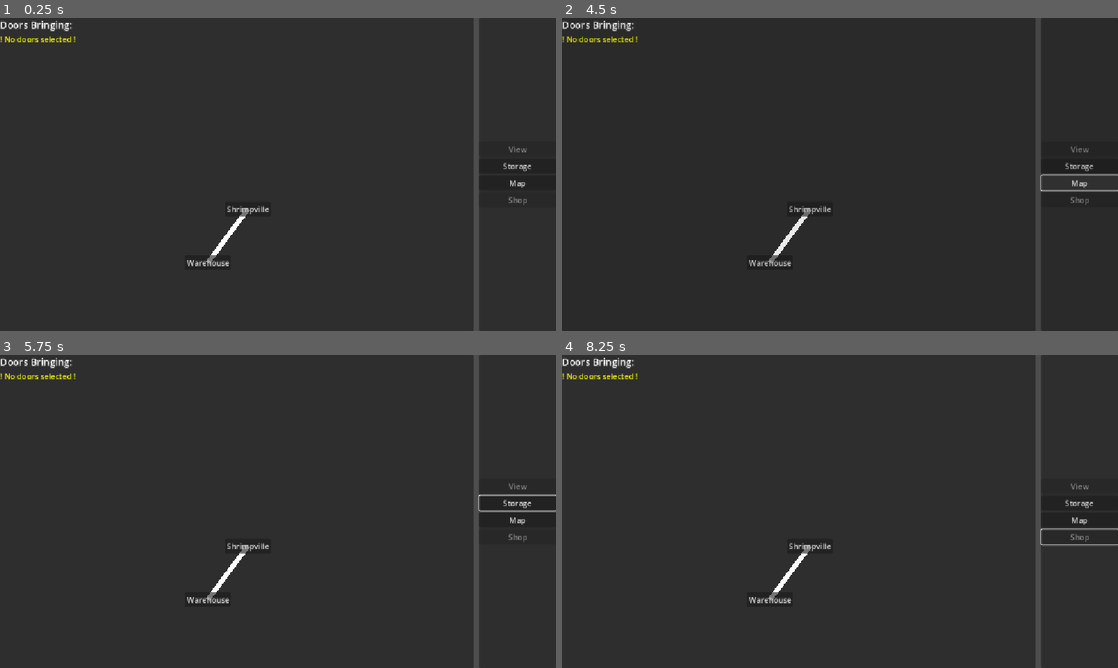
Above: before the commit, frames 1-4 (two rows, left to right).
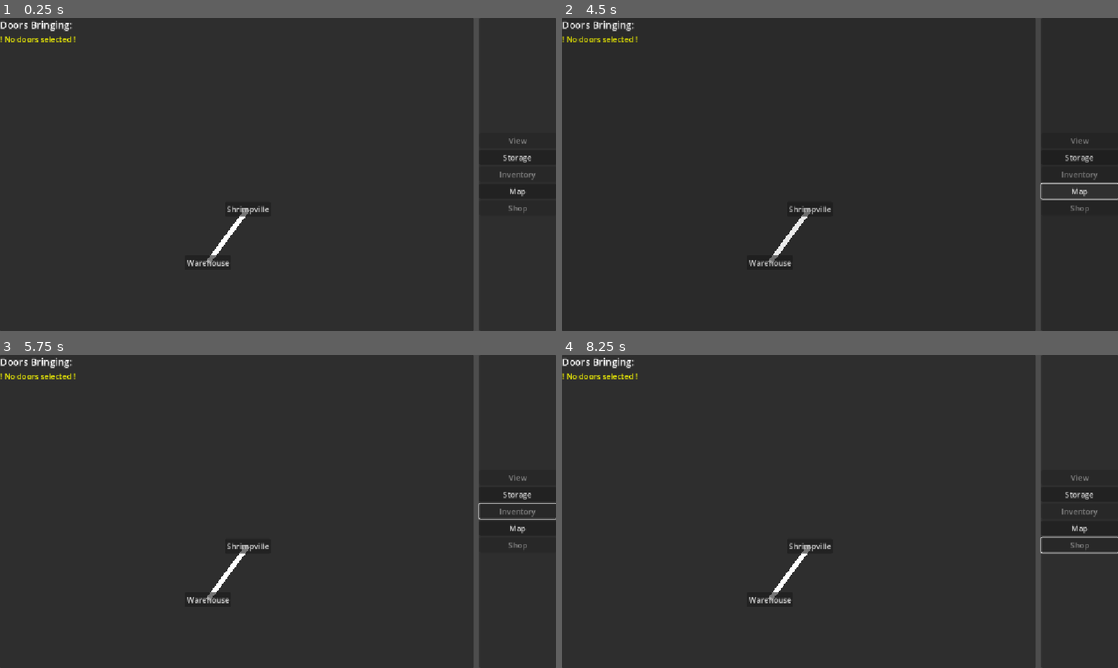
Above: after the commit, the same moments.

Repository: TheOmnipresence/DoorSalesman
Game: Godot game, scene res://Scenes/warehouse.tscn
Two runs of this game, one before a commit and one after it. Both use one fixed random seed, a clock stepped at 60 frames per second and the inputs below. The engine's default icon, where the game draws it, is replaced by a stand-in: a white triangle on a blue panel in a dark square.
Inputs (mouse positions are in pixels of both pictures, inside the frame that each line leads up to):
- Up to frame 1 (0.25 s): no input
- Up to frame 2 (4.5 s): click "Shrimpville" at 0.5 s; click "Warehouse" at 1.25 s; click "Storage" at 2 s; click "Bring" at 2.75 s; click "Leave" at 3.5 s; click "Map" at 4.25 s
- Up to frame 3 (5.75 s): tap Enter at 5 s; move the mouse to (400, 495) at 5.02 s; hold Up from 5.03 s (still down); click (400, 495) at 5.1 s
- Up to frame 4 (8.25 s): tap Space at 5.75, 7.25 s; move the mouse to (728, 527) at 5.77 s; release Up at 5.78 s; hold Down 5.78-6.53 s; click (728, 527) at 5.85 s; tap Enter at 6.5, 8 s; move the mouse to (895, 442) at 6.52 s; hold Up 6.53-8.03 s; tap Tab at 6.6 s; click (895, 442) at 6.8 s; move the mouse to (812, 574) at 7.27 s; click (812, 574) at 7.35 s; move the mouse to (1006, 558) at 8.02 s; hold Down from 8.03 s (still down); click (1006, 558) at 8.1 s

The runs differ from the first frame. In frame 1, 0.4% of the frame differs, in the area x 89-97%, y 38-63%; in frame 2, 0.6%; in frame 3, 0.6%; in frame 4, 0.7%, in the area x 86-100%, y 38-64%.

Commit message:
bringin the doors

Diff:
--- a/Scenes/shrimpville.tscn
+++ b/Scenes/shrimpville.tscn
@@ -1,12 +1,35 @@
-[gd_scene load_steps=4 format=3 uid="uid://d38xjml56pg4n"]
+[gd_scene load_steps=8 format=3 uid="uid://d38xjml56pg4n"]
 
 [ext_resource type="Script" uid="uid://drk7lqqa0k4bm" path="res://Scripts/clickable_dialogue.gd" id="1_lyanp"]
 [ext_resource type="Script" uid="uid://dvfxph6aeapdn" path="res://Scripts/dia_resource.gd" id="2_bgw1h"]
+[ext_resource type="Script" uid="uid://cf1tkwliq8ivp" path="res://Scripts/dialouge_action_transition.gd" id="3_cgy2h"]
+
+[sub_resource type="Resource" id="Resource_c0cq2"]
+script = ExtResource("3_cgy2h")
+type = 1
+toRun = "Globals.carry_inventory"
+operator = 1
+targetVal = []
+metadata/_custom_type_script = "uid://cf1tkwliq8ivp"
+
+[sub_resource type="Resource" id="Resource_ga05j"]
+script = ExtResource("2_bgw1h")
+key = "y"
+text = "Yes"
+action_condition = SubResource("Resource_c0cq2")
+metadata/_custom_type_script = "uid://dvfxph6aeapdn"
+
+[sub_resource type="Resource" id="Resource_vdm02"]
+script = ExtResource("2_bgw1h")
+key = "n"
+text = "No"
+metadata/_custom_type_script = "uid://dvfxph6aeapdn"
 
 [sub_resource type="Resource" id="Resource_cgy2h"]
 script = ExtResource("2_bgw1h")
-key = "greet"
-text = "hi"
+key = "q"
+text = "Walk up?"
+options = Array[ExtResource("2_bgw1h")]([SubResource("Resource_ga05j"), SubResource("Resource_vdm02")])
 metadata/_custom_type_script = "uid://dvfxph6aeapdn"
 
 [node name="Shrimpville" type="Control"]
--- a/Scenes/warehouse.tscn
+++ b/Scenes/warehouse.tscn
@@ -150,6 +150,36 @@
 
 [node name="Node2D" type="Node2D" parent="HSplitContainer/Tabs/View"]
 
+[node name="Inventory" type="Control" parent="HSplitContainer/Tabs"]
+visible = false
+layout_mode = 1
+anchors_preset = 15
+anchor_right = 1.0
+anchor_bottom = 1.0
+grow_horizontal = 2
+grow_vertical = 2
+
+[node name="Panel" type="Panel" parent="HSplitContainer/Tabs/Inventory"]
+layout_mode = 1
+anchors_preset = 15
+anchor_right = 1.0
+anchor_bottom = 1.0
+grow_horizontal = 2
+grow_vertical = 2
+
+[node name="ScrollContainer" type="ScrollContainer" parent="HSplitContainer/Tabs/Inventory"]
+layout_mode = 1
+anchors_preset = 15
+anchor_right = 1.0
+anchor_bottom = 1.0
+grow_horizontal = 2
+grow_vertical = 2
+horizontal_scroll_mode = 0
+
+[node name="GridContainer" type="GridContainer" parent="HSplitContainer/Tabs/Inventory/ScrollContainer"]
+layout_mode = 2
+columns = 6
+
 [node name="SideBar" type="Control" parent="HSplitContainer"]
 layout_mode = 2
 size_flags_horizontal = 3
@@ -170,6 +200,11 @@
 layout_mode = 2
 text = "Storage"
 
+[node name="Inventory" type="Button" parent="HSplitContainer/SideBar/TabButtons"]
+layout_mode = 2
+disabled = true
+text = "Inventory"
+
 [node name="Map" type="Button" parent="HSplitContainer/SideBar/TabButtons"]
 layout_mode = 2
 text = "Map"
--- a/Scripts/dialouge_action_transition.gd
+++ b/Scripts/dialouge_action_transition.gd
@@ -49,7 +49,7 @@
 
 func getValue() -> Variant:
 	# Add new classes here
-	var classes = {"Globals":Globals,"Player":Globals.playerRef,"Camera":Globals.cameraRef,"Data":Globals.npcData}
+	var classes = {"Globals":Globals,"Data":Globals.npc_data}
 
 	var splitText = toRun.split(".")
 	var value = classes[splitText[0]]
--- a/Scripts/door.gd
+++ b/Scripts/door.gd
@@ -2,6 +2,8 @@
 
 ## The door resource associated with this node
 var door_res: Globals.Door = null
+
+var in_truck := false
 
 
 func _ready() -> void:
@@ -9,7 +11,10 @@
 
 
 func _process(_delta: float) -> void:
-	$TakeButton.disabled = len(Globals.truck_inventory) >= Globals.STORAGE_UPGRADES.truck[Globals.truck_storage_level].space and not $TakeButton.text == "Leave"
+	if in_truck:
+		$TakeButton.disabled = len(Globals.carry_inventory) >= Globals.STORAGE_UPGRADES.carry[Globals.carry_storage_level].space and not $TakeButton.text == "Leave"
+	else:
+		$TakeButton.disabled = len(Globals.truck_inventory) >= Globals.STORAGE_UPGRADES.truck[Globals.truck_storage_level].space and not $TakeButton.text == "Leave"
 
 
 ## Updates the displayed info
@@ -17,14 +22,27 @@
 	if door_res != null:
 		$Name.text = door_res.door_name
 		$Description.text = door_res.description
-		$Texture.texture = load("res://Sprites/base_door.png")
+		$Texture.texture = load("res://Sprites/" + door_res.door_name.to_snake_case() + ".png")
+
+		if in_truck:
+			if Globals.carry_inventory.has(door_res):
+				$TakeButton.text = "Leave"
+		else:
+			if Globals.truck_inventory.has(door_res):
+				$TakeButton.text = "Leave"
 
 
 func _on_take_button_pressed() -> void:
 	if $TakeButton.text == "Bring":
 		$TakeButton.text = "Leave"
-		Globals.truck_inventory.append(door_res)
+		if in_truck:
+			Globals.carry_inventory.append(door_res)
+		else:
+			Globals.truck_inventory.append(door_res)
 	else:
 		$TakeButton.text = "Bring"
-		Globals.truck_inventory.erase(door_res)
+		if in_truck:
+			Globals.carry_inventory.erase(door_res)
+		else:
+			Globals.truck_inventory.erase(door_res)
 	Globals.update_brought_doors.emit()
--- a/Scripts/globals.gd
+++ b/Scripts/globals.gd
@@ -65,7 +65,7 @@
 		scene_parent.add_child(load("res://Scenes/" + place_name + ".tscn").instantiate())
 	else:
 		scene_parent.add_child(Node.new())
-	get_tree().current_scene.update_disabled_tabs()
+	get_tree().current_scene.update_all()
 
 	for i in range(100):
 		get_tree().current_scene.get_node("Fade").color.a -= 0.01
@@ -105,7 +105,7 @@
 func get_door_by_name(door_name: String) -> Door:
 	for i in all_doors:
 		if i.door_name == door_name:
-			return i
+			return Door.new(i.door_name, i.description, i.cost, i.sell_for)
 	return null
 
 
@@ -143,7 +143,7 @@
 
 	var sell_for: int
 
-	func _init(name_val: String, des: String, cost_val: int, price_val: int) -> void:
+	func _init(name_val := "", des := "", cost_val := 0, price_val := 0) -> void:
 		door_name = name_val
 		description = des
 		cost = cost_val
--- a/Scripts/npc.gd
+++ b/Scripts/npc.gd
@@ -18,37 +18,45 @@
 	anybutton.emit()
 
 
-## Starts the dialouge, called from the player.
+## Starts the dialouge
 func enter_dialouge():
+	run_dialogue(diaTree)
+
+
+## Runs the [param dialogue_tree]
+func run_dialogue(dialogue_tree: Dictionary[String,Dialouge]) -> void:
 	$Control/TextBox/Label.text = ""
 	var path = "/"
 
 	while true:
-		if not diaTree.has(path): break
+		if not dialogue_tree.has(path): break
 
-		if not diaTree[path].options.is_empty():
-			diaTree[path].testOptions()
+		#if not dialogue_tree[path].options.is_empty():
+			#dialogue_tree[path].testOptions()
 
-		if diaTree[path].action_condition != null:
-			var runVal = diaTree[path].action_condition.run()
+		if dialogue_tree[path].action_condition != null:
+			var runVal = dialogue_tree[path].action_condition.run()
 			if runVal != null:
-				if not diaTree.has(path + str(runVal) + "/"):
+				if not dialogue_tree.has(path + str(runVal) + "/"):
 					path += "else/"
 				else:
 					path += str(runVal) + "/"
 				continue
 
-		$Control/TextBox/Label.text = diaTree[path].text
+		$Control/TextBox/Label.text = dialogue_tree[path].text
 
-		if diaTree[path].active_speaker != ^"":
-			get_node(diaTree[path].active_speaker).expression = diaTree[path].expression
+		if dialogue_tree[path].active_speaker != ^"":
+			get_node(dialogue_tree[path].active_speaker).expression = dialogue_tree[path].expression
 
-		if len(diaTree[path].options) > 0:
-			for i in diaTree[path].options:
+		if len(dialogue_tree[path].options) > 0:
+			for i in dialogue_tree[path].options:
 				var button := Button.new()
 				button.custom_minimum_size.x = 100
 				button.text = i.text
 				button.name = i.key
+				if i.action_condition != null:
+					if i.action_condition.type == DialougeActionTransition.types.TRANSITION:
+						button.disabled = not i.action_condition.run()
 				button.pressed.connect(func():emitButtons(button.name))
 				$Control/TextBox/ChoiceContainer.add_child(button)
 
@@ -57,7 +65,7 @@
 			for i in $Control/TextBox/ChoiceContainer.get_children():
 				i.queue_free()
 		else:
-			path += diaTree[path].key + "/"
+			path += dialogue_tree[path].key + "/"
 			if $Control/TextBox/Label.text != "":
 				await get_tree().create_timer(3).timeout
 
--- a/Scripts/warehouse.gd
+++ b/Scripts/warehouse.gd
@@ -6,6 +6,11 @@
 		i.pressed.connect(set_current_tab.bind(str(i.name)))
 
 	Globals.update_brought_doors.connect(update_brought_doors)
+
+	update_all()
+
+
+func update_all() -> void:
 	update_brought_doors()
 
 	force_update_doors()
@@ -15,7 +20,7 @@
 	update_disabled_tabs()
 
 
-func force_update_doors():
+func force_update_doors() -> void:
 	for i in $HSplitContainer/Tabs/Storage/ScrollContainer/GridContainer.get_children():
 		i.queue_free()
 
@@ -24,6 +29,16 @@
 		node.door_res = i
 		node.update_info()
 		$HSplitContainer/Tabs/Storage/ScrollContainer/GridContainer.add_child(node)
+
+	for i in $HSplitContainer/Tabs/Inventory/ScrollContainer/GridContainer.get_children():
+		i.queue_free()
+
+	for i in Globals.truck_inventory:
+		var node = preload("res://Scenes/door.tscn").instantiate()
+		node.door_res = i
+		node.in_truck = true
+		node.update_info()
+		$HSplitContainer/Tabs/Inventory/ScrollContainer/GridContainer.add_child(node)
 
 
 func set_current_tab(tab_name: String) -> void:
@@ -68,5 +83,7 @@
 
 
 func update_disabled_tabs() -> void:
-	$HSplitContainer/SideBar/TabButtons/View.disabled = Globals.current_space == "warehouse"
-	$HSplitContainer/SideBar/TabButtons/Storage.disabled = Globals.current_space != "warehouse"
+	var in_warehouse = Globals.current_space == "warehouse"
+	$HSplitContainer/SideBar/TabButtons/View.disabled = in_warehouse
+	$HSplitContainer/SideBar/TabButtons/Inventory.disabled = in_warehouse
+	$HSplitContainer/SideBar/TabButtons/Storage.disabled = not in_warehouse
Not shown, added: export_presets.cfg
